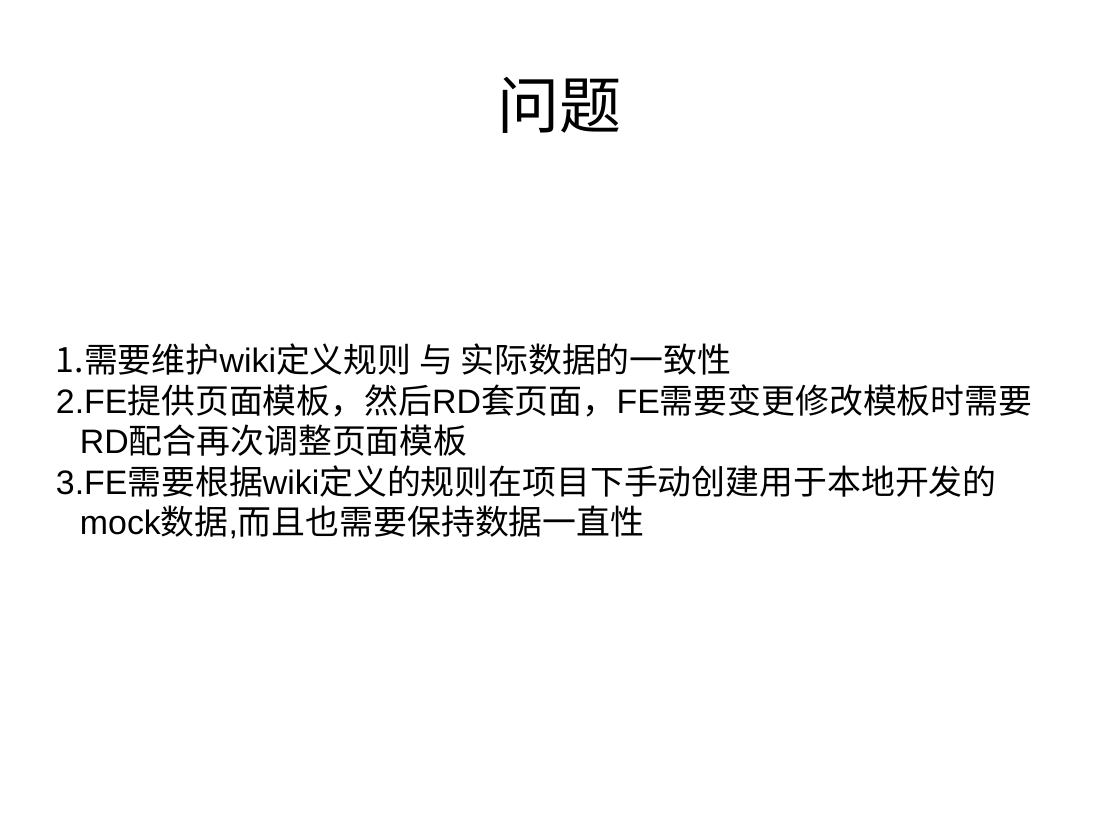
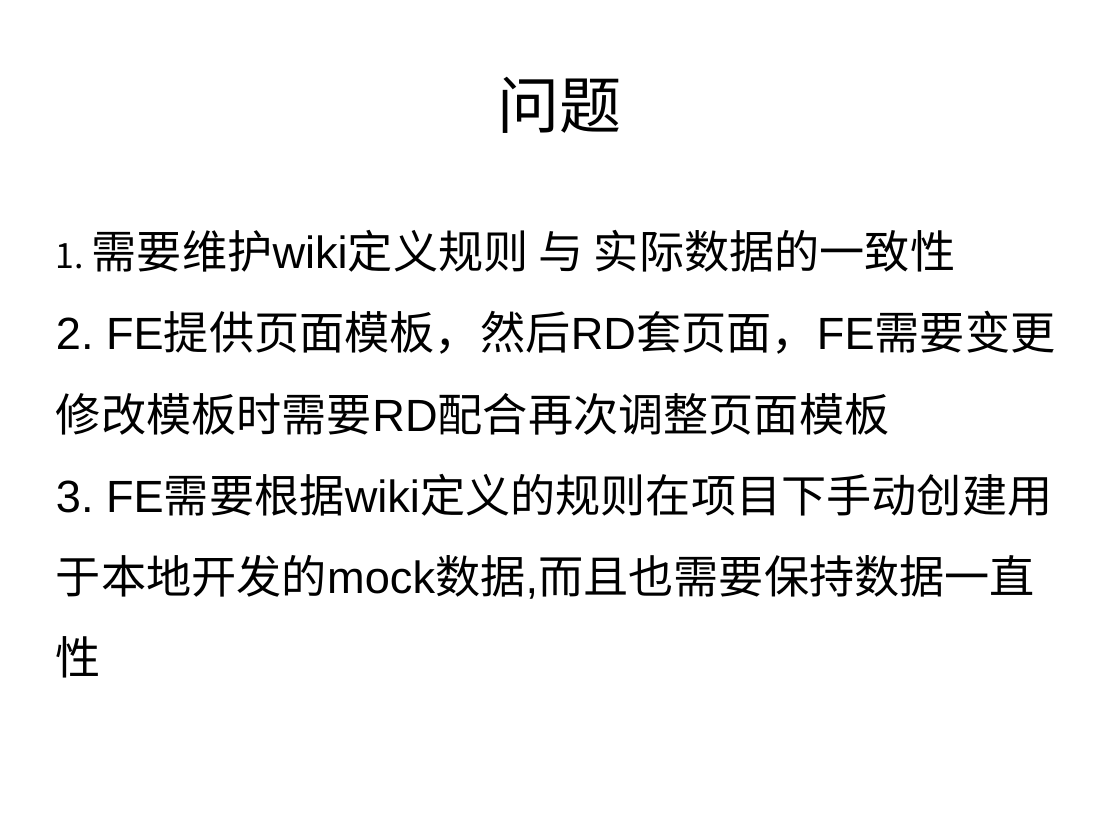
Before and after one commit to RK-WJW/RK, a slide deck: slide 2 of dd/1.pptx. Drawn at 1120x840 pixels with LibreOffice and Linux fonts; fonts in the diff are those of the drawing. Boxes give left, top, right and bottom in pixels: in the first picture for what was removed or moved away, otherwise in the second. Text is boxed around its words. In the diff, an @@ line names an element or a change of style, - is before the commit and + after.

```diff
--- a/dd/1.pptx
+++ b/dd/1.pptx
@@ text "需要维护wiki定义规则 与 实际数据的一致性" at [56, 230, 1055, 678]: size 24 to 32 pt; line spacing 1 to 1.5 @@
```
Also in this commit, not shown: 2 other slides changed, 3 slides added, 1 slide removed.
